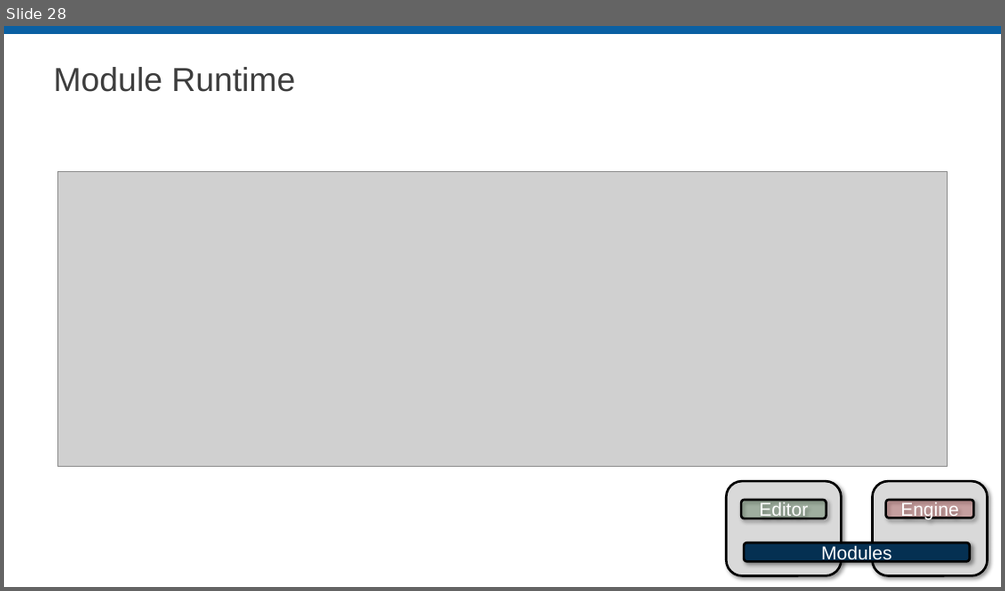
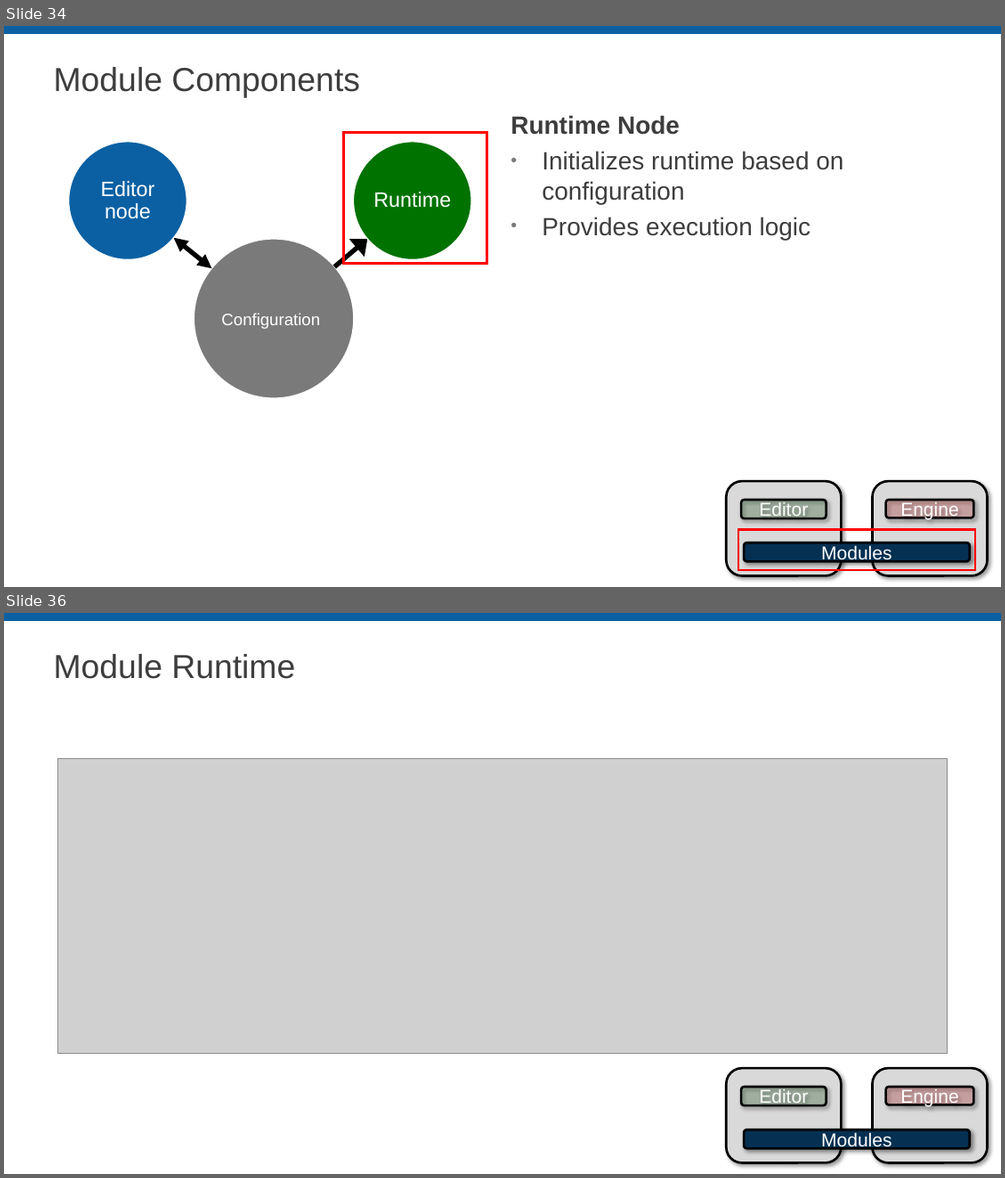
Before and after one commit to LabVIEW-DCAF/Documentation, a slide deck: Trunk/Getting Started Material/DCAF Training/3 DCAF Components.pptx. Shown one above the other, each under a label of ours: slide 28 before the commit, slides 34 and 36 after it; the slides between them are not shown. The pictures are 1005x591 and 1005x1178 pixels, drawn with LibreOffice and Linux fonts; fonts in the diff are those of the drawing; grey boxes stand for pictures; background and template pictures are left out. Boxes give left, top, right and bottom in pixels: in the first picture for what was removed or moved away, otherwise in the second. Text is boxed around its words. In the diff, an @@ line names an element or a change of style, - is before the commit and + after.

```diff
--- a/Trunk/Getting Started Material/DCAF Training/3 DCAF Components.pptx
+++ b/Trunk/Getting Started Material/DCAF Training/3 DCAF Components.pptx
@@ slide 34 added at (4,26,1001,587), background #FFFFFF; not listed: 1 template element that a slide beside it also shows @@
@@ title added at (54,67,360,98), 32 pt, text #3D3D3D @@
+Module Components
@@ text added at (510,115,843,240), 24 pt, text #3D3D3D @@
+Runtime Node
+• Initializes runtime based on configuration
+• Provides execution logic
@@ rectangle added at (343,133,486,263), outline #FF0000 2.25 pt @@
@@ group added at (69,142,471,398): 3 ellipses, 3 texts, 2 freeform shapes @@
+Configuration
+Editor node
+Runtime
@@ rounded rectangle added at (727,481,841,576), fill #D9D9D9, outline #000000 2.25 pt @@
@@ rounded rectangle added at (741,499,826,518), fill #004C00 at 20% opacity, outline #000000 2.25 pt, 18 pt, text #FFFFFF @@
+Editor
@@ rounded rectangle added at (872,481,987,576), fill #D9D9D9, outline #000000 2.25 pt @@
@@ rounded rectangle added at (886,499,974,517), fill #C00000 at 20% opacity, outline #000000 2.25 pt, 18 pt, text #FFFFFF @@
+Engine
@@ rectangle added at (738,529,975,571), outline #FF0000 2.25 pt @@
@@ rounded rectangle added at (744,543,970,562), fill #053052, outline #000000 2.25 pt, 18 pt, text #FFFFFF @@
+Modules
@@ what was slide 28 is now slide 36 @@
```
Also in this commit, not shown: 8 slides changed, 20 other slides added, 1 slide removed.
